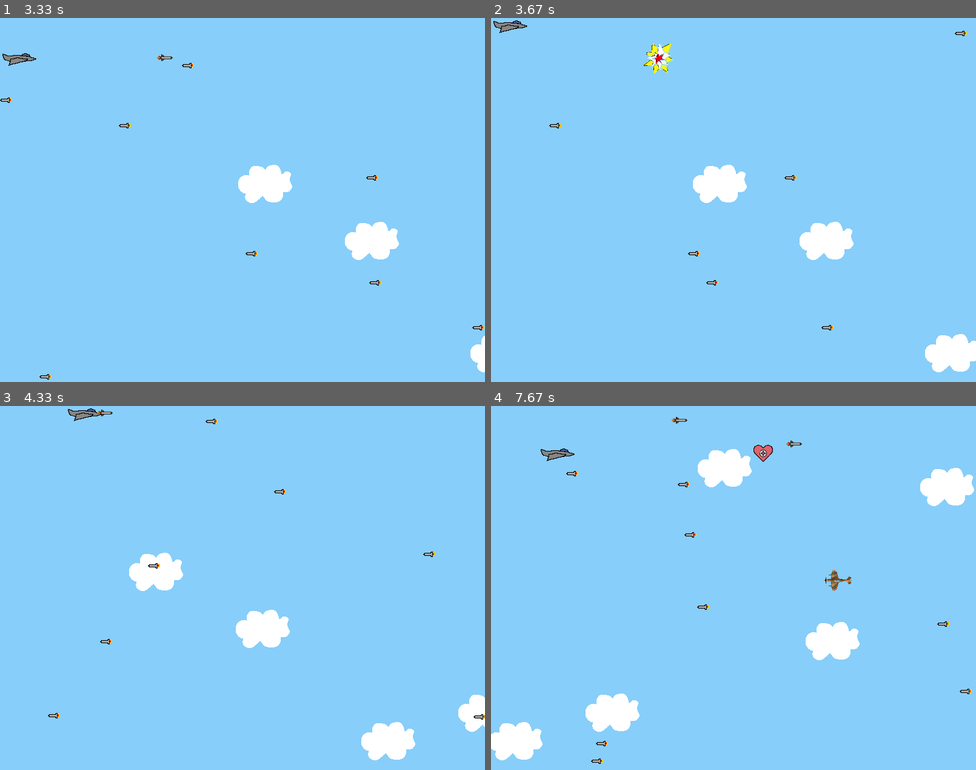
Above: before the commit, frames 1-4 (two rows, left to right).
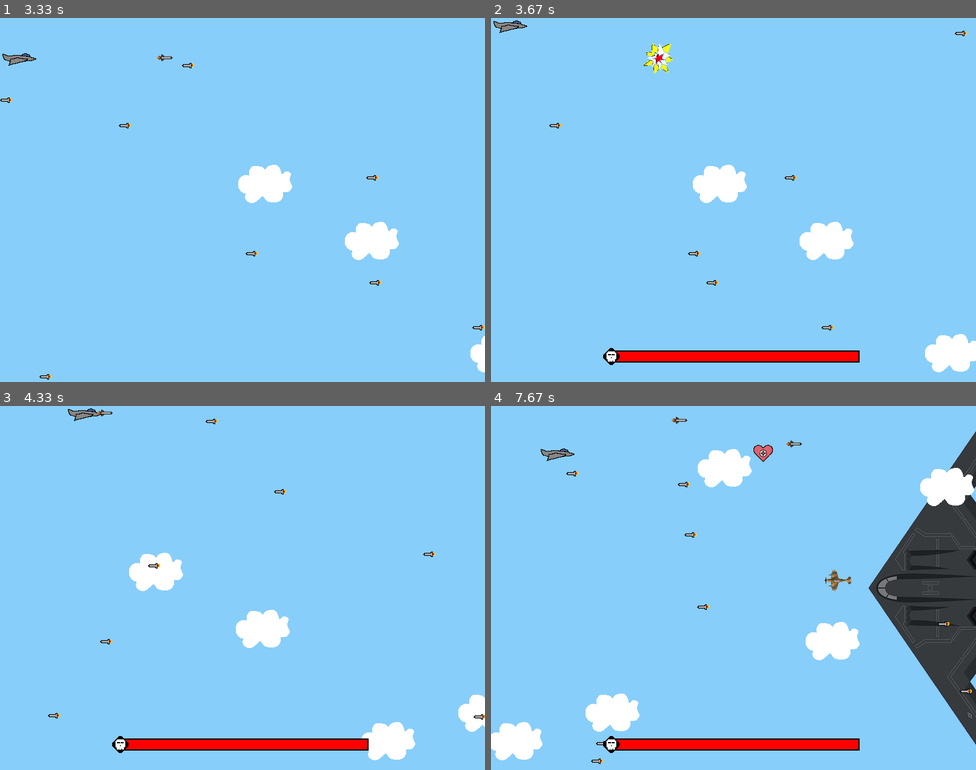
Above: after the commit, the same moments.

Repository: EliasSage/Project-PyGame
Game: pygame game, started from py_tut_with_images.py
Same seed, same stepped clock (60 frames per second), same inputs: the game is played once before the commit and once after it.
Inputs:
- Up to frame 1 (3.33 s): hold Right 0.33-0.8 s; hold Up 0.83-1.13 s; hold Right 1.17-1.63 s; hold Left 1.67-2.2 s; hold Down 2.23-2.53 s; tap Space at 2.57, 2.97, 3.27 s; hold Left 2.9-3.3 s
- Up to frame 2 (3.67 s): hold Up from 3.33 s (still down); tap Space at 3.4 s
- Up to frame 3 (4.33 s): release Up at 3.7 s; hold Right from 3.73 s (still down); tap Space at 3.8, 4.1 s
- Up to frame 4 (7.67 s): release Right at 4.37 s; hold Down 4.4-4.77 s; tap Space at 4.47, 4.87, 5.17, 5.37, 5.67, 5.87, 6.2, 6.5, 6.7, 7, 7.27, 7.6 s; hold Left 4.8-5.27 s; hold Right 5.3-5.77 s; hold Up 5.8-6.1 s; hold Right 6.13-6.6 s; hold Left 6.63-7.17 s; hold Down 7.2-7.5 s; hold Left from 7.53 s (still down)

Frame 1 is identical in both runs. In frame 2, 1.8% of the frame differs, in the area x 23-76%, y 90-96%; in frame 3, 1.8%; in frame 4, 11%, in the area x 23-100%, y 7-96%.

Commit message:
boss can attack and attack damages player

Diff:
--- a/py_tut_with_images.py
+++ b/py_tut_with_images.py
@@ -24,7 +24,6 @@
 SCREEN_WIDTH = 800
 SCREEN_HEIGHT = 600
 
-display = pygame.display.set_mode((SCREEN_HEIGHT, SCREEN_WIDTH))
 # Define framerate
 # Higher values may cause issues with movement
 FRAMERATE = 60
@@ -219,6 +218,7 @@
         self.rect = self.surf.get_rect(center=(x, y)) # x and y set when boss is created
         self.move_up = boss_move_up # If boss should move up or not
         self.health = health
+        self.cooldown = 3
 
     def update(self):
         # If boss should move up or not is changed when certian values are reached
@@ -236,6 +236,30 @@
         else:
             self.rect.move_ip(0,round(2 * step))
 
+        if self.cooldown <= 0:
+            attack= Attack(800, player.rect.top, -20)
+            boss_attack.add(attack)
+            all_sprites.add(attack)
+            self.cooldown = 3
+
+        self.cooldown -= 1/FRAMERATE if self.cooldown > 0 else self.cooldown
+
+
+class Attack(pygame.sprite.Sprite):
+    def __init__(self, position_x, position_y, velocity):
+        super(Attack, self).__init__()
+        self.surf = pygame.image.load("boss_attack1.png").convert()
+        self.surf.set_colorkey((255,255,255), RLEACCEL)
+        self.rect = self.surf.get_rect(center=(position_x, position_y))
+        self.velocity = velocity
+        print(1)
+
+    def update(self):
+       self.rect.move_ip(round(self.velocity * step), 0)
+
+       """ if self.rect.right < 0:
+            self.kill() """
+
 class PowerUp(pygame.sprite.Sprite):
     def __init__(self, power, position):
         super(PowerUp, self).__init__()
@@ -286,6 +310,7 @@
     bullets.empty()
     explosions.empty()
     boss.empty()
+    boss_attack.empty()
     gunner.empty()
     all_sprites.empty()
 
@@ -333,6 +358,7 @@
 bullets = pygame.sprite.Group()
 explosions = pygame.sprite.Group()
 boss = pygame.sprite.Group()
+boss_attack = pygame.sprite.Group()
 gunner = pygame.sprite.Group()
 powerups = pygame.sprite.Group()
 all_sprites = pygame.sprite.Group()
@@ -409,6 +435,7 @@
     explosions.update()
     powerups.update()
     boss.update()
+    boss_attack.update()
 
     # Update Gunner
     gunner.update()
@@ -422,7 +449,7 @@
 
     # Check if any enemies have collided with the player
     player_col = pygame.sprite.spritecollide(player, enemies, True)
-
+    player_col = pygame.sprite.spritecollide(player, boss_attack, True)
     # Check if player has collided with gunner
     gunner_col = pygame.sprite.spritecollide(player, gunner, True)
 
@@ -503,18 +530,18 @@
         gunner_count +=1 #Add gunner count to represent capacity to gunner maximum
 
     # Creates boss at fixed position when plyer.score reaches 10
-    if boss_exists == False and player.score == 200:
+    if not boss_exists and player.score == 10:
         the_boss = Boss(1000, 300, False, 50)
         boss.add(the_boss)
         all_sprites.add(the_boss)
         # to make sure multible bosses doesn't spawn
         boss_exists = True
 
-    if boss_exists == True:
-        pygame.draw.rect(display, (0,0,0), (195, 550, 412.5, 17 ))
-        pygame.draw.rect(display, (255,0,0), (195, 550, the_boss.health*8.25, 17 ))
+    if boss_exists:
+        pygame.draw.rect(screen, (0,0,0), (195, 550, 412.5, 17 ))
+        pygame.draw.rect(screen, (255,0,0), (195, 550, the_boss.health*8.25, 17 ))
         healthbar = pygame.image.load("healthbar.png").convert_alpha()
-        display.blit(healthbar, [185, 544])
+        screen.blit(healthbar, [185, 544])
 
 
     boss_col = pygame.sprite.groupcollide(bullets, boss, True, False)
